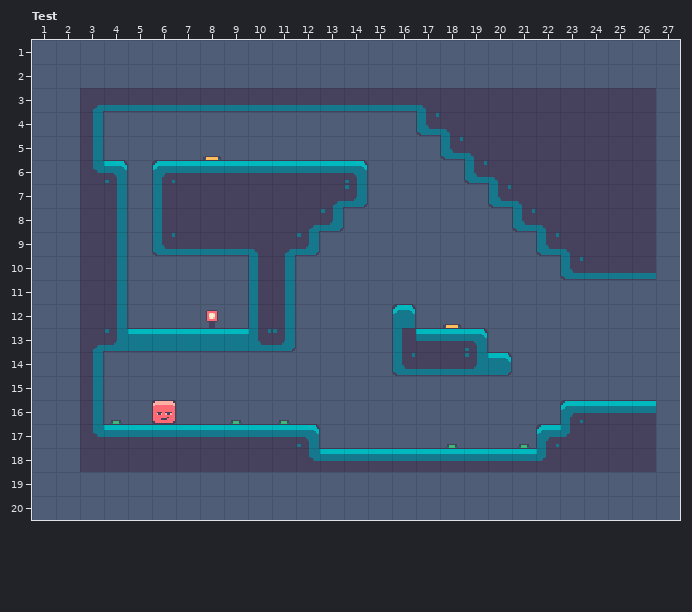
Level history. LDtk project: assets/world.ldtk. The picture above was drawn from the file before the commit.
Cells are 16x16 px. Shown: Test x 1..27, y 1..20. The commit also changed other parts of the map, which this record leaves out. The old version is drawn lined up with the new one.
And afterwards:
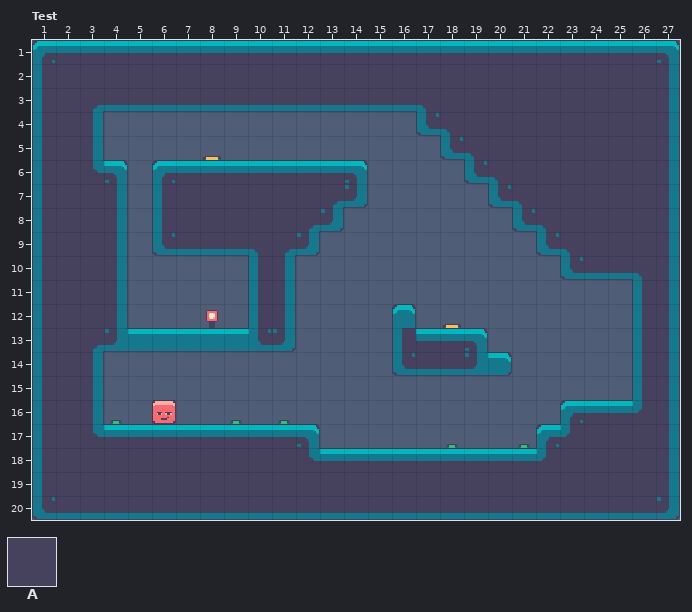
Key: from "IntGrid": A 1 "block".
_ is an empty cell.
What changed:
{"change": "map size 24x16 -> 30x22 cells (old content now starts at 3,3; both pictures use the new coordinates)"}
{"where": "layer \"IntGrid\""}
{"y":1,"x":1,"old":"___________________________","new":"AAAAAAAAAAAAAAAAAAAAAAAAAAA"}
{"y":2,"x":1,"old":"___________________________","new":"AAAAAAAAAAAAAAAAAAAAAAAAAAA"}
{"y":3,"x":1,"old":"__","new":"AA"}
{"y":3,"x":27,"old":"_","new":"A"}
{"y":4,"x":1,"old":"__","new":"AA"}
{"y":4,"x":27,"old":"_","new":"A"}
{"y":5,"x":1,"old":"__","new":"AA"}
{"y":5,"x":27,"old":"_","new":"A"}
{"y":6,"x":1,"old":"__","new":"AA"}
{"y":6,"x":27,"old":"_","new":"A"}
{"y":7,"x":1,"old":"__","new":"AA"}
{"y":7,"x":27,"old":"_","new":"A"}
{"y":8,"x":1,"old":"__","new":"AA"}
{"y":8,"x":27,"old":"_","new":"A"}
{"y":9,"x":1,"old":"__","new":"AA"}
{"y":9,"x":27,"old":"_","new":"A"}
{"y":10,"x":1,"old":"__","new":"AA"}
{"y":10,"x":27,"old":"_","new":"A"}
{"y":11,"x":1,"old":"__","new":"AA"}
{"y":11,"x":26,"old":"__","new":"AA"}
{"y":12,"x":1,"old":"__","new":"AA"}
{"y":12,"x":26,"old":"__","new":"AA"}
{"y":13,"x":1,"old":"__","new":"AA"}
{"y":13,"x":26,"old":"__","new":"AA"}
{"y":14,"x":1,"old":"__","new":"AA"}
{"y":14,"x":26,"old":"__","new":"AA"}
{"y":15,"x":1,"old":"__","new":"AA"}
{"y":15,"x":26,"old":"__","new":"AA"}
{"y":16,"x":1,"old":"__","new":"AA"}
{"y":16,"x":27,"old":"_","new":"A"}
{"y":17,"x":1,"old":"__","new":"AA"}
{"y":17,"x":27,"old":"_","new":"A"}
{"y":18,"x":1,"old":"__","new":"AA"}
{"y":18,"x":27,"old":"_","new":"A"}
{"y":19,"x":1,"old":"___________________________","new":"AAAAAAAAAAAAAAAAAAAAAAAAAAA"}
{"y":20,"x":1,"old":"___________________________","new":"AAAAAAAAAAAAAAAAAAAAAAAAAAA"}
